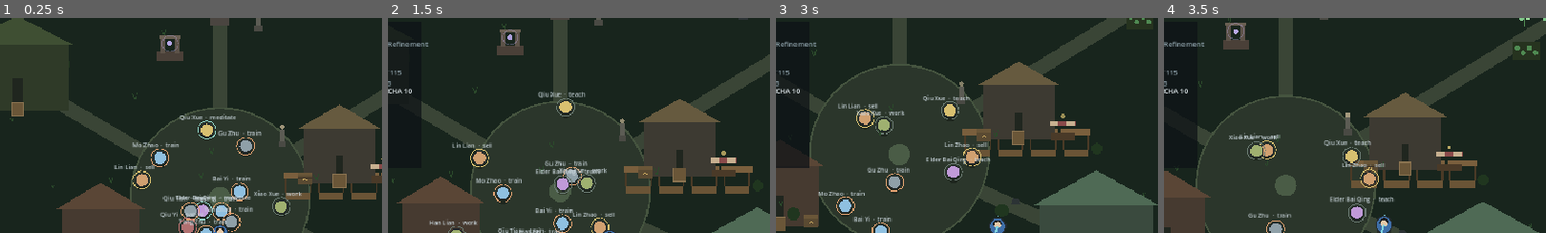
Above: before the commit, frames 1-4 (left to right).
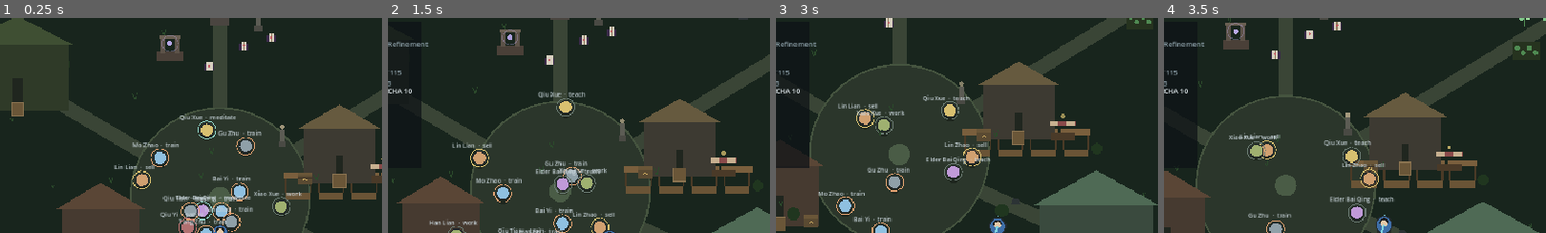
Above: after the commit, the same moments.

Repository: jiinzaa-creates/eternal-ascension
Game: Godot game, scene res://scenes/main.tscn
Same seed, same stepped clock (60 frames per second), same inputs: the game is played once before the commit and once after it.
Inputs (mouse positions are % of the whole screen's width and height, from its top left):
- Up to frame 1 (0.25 s): no input
- Up to frame 2 (1.5 s): tap Enter (accept) at 0.5 s; move the mouse to (72, 45) at 0.52 s; hold D (move_right) 0.53-1.28 s; hold Enter (accept) 0.53-1.28 s; click (72, 45) at 0.8 s; move the mouse to (30, 55) at 1.27 s; hold S (move_down) from 1.28 s (still down); click (30, 55) at 1.35 s
- Up to frame 3 (3 s): tap P (creation_physique) at 1.55 s; move the mouse to (60, 28) at 2.02 s; release S (move_down) at 2.03 s; hold D (move_right) 2.03-2.78 s; hold P (creation_physique) 2.03-2.78 s; tap E (interact) at 2.3, 2.85 s; move the mouse to (45, 70) at 2.77 s; hold W (move_up) from 2.78 s (still down); click (45, 70) at 2.92 s
- Up to frame 4 (3.5 s): keep holding W (move_up); tap R (reroll) at 3.05 s
The pictures show only the part of the screen within x 21-71%, y 0-50%; the shares and areas given below are measured in that part.

The runs differ from the first frame. In frame 1, 0.3% of the frame differs, in the area x 53-73%, y 7-25%; in frame 2, 0.3%, in the area x 41-60%, y 4-22%; in frame 3, 0.1%; in frame 4, 0.3%.

Commit message:
M21: passive requirements, conflicts, conditions and synergies
Milestone 21. Passives existed but were inert data: ten entries applied
unconditionally and nothing stopped contradictory or unusable ones.

- systems/passives.gd separates ownership from activation. add_passive stays a
  plain grant for quests, origins and inheritances; try_learn_passive is
  voluntary learning and refuses what the body cannot use yet.
- Requirements (min_attr, min_realm, min_physique_tier, affinity) and
  conditions (wounded below 35% hp, karma_above/below) are evaluated from a
  player snapshot. A granted passive that does not qualify is kept and dormant.
- Conflicts are symmetric and resolve first acquired wins, so content only
  declares one direction and the save's own ordering decides the priority.
- Synergies add mods when both partners are active; StatBlock applies them
  after the passives, additively, so they cannot break the stat floors.
- Conditions rebuild only on threshold crossing, never per frame.
- Three manuals by the shrine teach Jade Skin (STR 14, conflicts with Iron
  Bone), Battle Trance (wounded only) and Flowing Water (AGI 12, synergises
  with Swift Steps). Refused manuals are not consumed.
- HUD lists only active passives and counts dormant ones. DB validates
  requirement keys, self-conflicts and synergies without partners.
- The interaction test now picks the technique manual by id; it had been
  taking the last manual in the list, which new content silently moved.

Verified: unit PASS 730 / FAIL 0; integration PASS 275 / FAIL 0; 240-frame
boot exit 0.

🤖 Generated with Codebuff
Co-Authored-By: Codebuff <noreply@codebuff.com>

Diff:
--- a/game/core/db.gd
+++ b/game/core/db.gd
@@ -229,6 +229,17 @@
 			problems.append("passive without id")
 		if not p.has("mods"):
 			problems.append("passive %s has no mods" % p.get("id", "?"))
+		var requirements: Dictionary = p.get("requires", {})
+		var min_attr: Dictionary = requirements.get("min_attr", {})
+		for key in min_attr.keys():
+			if not Attributes.KEYS.has(String(key)):
+				problems.append("passive %s requires unknown attribute %s" % [p.get("id", "?"), String(key)])
+		for other in p.get("conflicts", []):
+			if String(other) == String(p.get("id", "")):
+				problems.append("passive %s conflicts with itself" % p.get("id", "?"))
+		var synergy: Dictionary = p.get("synergy", {})
+		if not synergy.is_empty() and String(synergy.get("with", "")) == "":
+			problems.append("passive %s has a synergy without a partner" % p.get("id", "?"))
 
 	if quests.is_empty():
 		problems.append("no quests defined")
--- a/game/data/passives.json
+++ b/game/data/passives.json
@@ -9,6 +9,9 @@
     {"id": "passive.beast_taming_instinct", "name": "Beast Taming Instinct", "category": "Social", "source": "Rare encounter", "desc": "Beasts read your intent and choose not to test it.", "mods": [{"stat": "char", "value": 5}, {"stat": "move_speed_pct", "value": 4}]},
     {"id": "passive.swift_steps", "name": "Swift Steps", "category": "Exploration", "source": "Training", "desc": "Years on mountain paths, never once slipping.", "mods": [{"stat": "move_speed_pct", "value": 10}, {"stat": "agi", "value": 3}]},
     {"id": "passive.void_affinity", "name": "Void Affinity", "category": "Special", "source": "Hidden realm", "desc": "Distance is a suggestion you have learned to decline.", "mods": [{"stat": "attack_speed_pct", "value": 8}, {"stat": "qi_regen_pct", "value": 15}]},
-    {"id": "passive.bloodline_suppression", "name": "Bloodline Suppression", "category": "Spiritual", "source": "Bloodline", "desc": "Lesser bloodlines lower their eyes before yours.", "mods": [{"stat": "physical_damage_pct", "value": 8}, {"stat": "mental_resist", "value": 0}]}
+    {"id": "passive.bloodline_suppression", "name": "Bloodline Suppression", "category": "Spiritual", "source": "Bloodline", "desc": "Lesser bloodlines lower their eyes before yours.", "mods": [{"stat": "physical_damage_pct", "value": 8}, {"stat": "mental_resist", "value": 0}]},
+    {"id": "passive.jade_skin", "name": "Jade Skin", "category": "Physical", "source": "Manual", "desc": "Qi hardens under the skin until steel slides rather than cuts.", "requires": {"min_attr": {"str": 14}}, "conflicts": ["passive.iron_bone"], "mods": [{"stat": "armor", "value": 14}, {"stat": "physical_resist", "value": 6}]},
+    {"id": "passive.battle_trance", "name": "Battle Trance", "category": "Combat", "source": "Manual", "desc": "Pain narrows the world to the next strike, and the next.", "condition": {"wounded": true}, "mods": [{"stat": "physical_damage_pct", "value": 10}, {"stat": "attack_speed_pct", "value": 5}]},
+    {"id": "passive.flowing_water", "name": "Flowing Water", "category": "Movement", "source": "Manual", "desc": "Step where the ground is not; the body follows the water's argument.", "requires": {"min_attr": {"agi": 12}}, "synergy": {"with": "passive.swift_steps", "mods": [{"stat": "attack_speed_pct", "value": 4}]}, "mods": [{"stat": "move_speed_pct", "value": 5}]}
   ]
 }
--- a/game/entities/interactable.gd
+++ b/game/entities/interactable.gd
@@ -18,8 +18,9 @@
 ## Doors only: whether the door is currently open, and the building it belongs to.
 var open := false
 var building: Building = null
-## Manuals only: the technique the manual teaches.
+## Manuals only: the technique the manual teaches, or the passive it awakens.
 var manual_technique := ""
+var manual_passive := ""
 ## Examination only: what the player reads.
 var examine_text := ""
 ## Streamed resources: which chunk owns this node. Chunk-owned nodes are freed
@@ -51,6 +52,11 @@
 func setup_manual(id_value: String, label_value: String, technique_id: String) -> void:
 	setup(Kind.MANUAL, id_value, label_value)
 	manual_technique = technique_id
+
+
+func setup_passive_manual(id_value: String, label_value: String, passive_id: String) -> void:
+	setup(Kind.MANUAL, id_value, label_value)
+	manual_passive = passive_id
 
 
 func setup_examine(id_value: String, label_value: String, text: String) -> void:
--- a/game/entities/player.gd
+++ b/game/entities/player.gd
@@ -60,6 +60,10 @@
 var _attack_counter := 0
 var _evade_counter := 0
 var _sprinting := false
+## Last passive-condition state, so a threshold crossing rebuilds once rather
+## than every frame.
+var _was_wounded := false
+var _last_karma := 0
 
 
 func _ready() -> void:
@@ -78,8 +82,29 @@
 	hp = hp_max
 
 
+## Snapshot the passive rules read. Cheap on purpose: resolve() runs on every
+## rebuild and on every condition threshold crossing.
+func passive_state() -> Dictionary:
+	return {
+		"hp_ratio": hp / maxf(1.0, hp_max),
+		"karma": Game.karma,
+		"attrs": attrs,
+		"realm": cultivation.realm,
+		"physique_tier": Physiques.tier_of(physique_id),
+		"affinities": cultivation.root_data().get("affinities", []),
+	}
+
+
+func active_passives() -> Array:
+	return Passives.resolve(passives, passive_state())
+
+
+func dormant_passives() -> Array:
+	return Passives.issues(passives, passive_state())
+
+
 func rebuild_stats() -> void:
-	stats.rebuild(equipment, passives, cultivation.realm, cultivation.attr_mult(), physique_id)
+	stats.rebuild(equipment, active_passives(), cultivation.realm, cultivation.attr_mult(), physique_id)
 	_recalc_vitals()
 
 
@@ -95,12 +120,29 @@
 	return true
 
 
+## Ownership, not activation: quests and inheritances can grant a passive the
+## body cannot use yet. It is kept and wakes when requirements are met.
 func add_passive(id: String) -> bool:
 	if id == "" or DB.passive(id).is_empty() or passives.has(id):
 		return false
 	passives.append(id)
 	rebuild_stats()
 	return true
+
+
+## Voluntary learning (manuals, teachers): refuses what the body cannot use yet.
+func try_learn_passive(id: String) -> Dictionary:
+	if id == "" or Passives.find(id).is_empty():
+		return {"ok": false, "reason": "unknown passive"}
+	if passives.has(id):
+		return {"ok": false, "reason": "already known"}
+	var requirement := Passives.meets_requirements(Passives.find(id), passive_state())
+	if not bool(requirement["ok"]):
+		return {"ok": false, "reason": String(requirement["reason"])}
+	passives.append(id)
+	rebuild_stats()
+	Bus.player_stats_changed.emit()
+	return {"ok": true, "reason": ""}
 
 
 func learn_technique(id: String) -> bool:
@@ -118,8 +160,19 @@
 	else:
 		modulate.a = 1.0
 	regenerate(delta)
+	_refresh_passive_conditions()
 	_sync_animation(delta)
 	queue_redraw()
+
+
+## Situational passives (wounded, karma) only change at thresholds, so the stat
+## pipeline is rebuilt on the crossing and not per frame.
+func _refresh_passive_conditions() -> void:
+	var wounded := hp / maxf(1.0, hp_max) < Passives.WOUNDED_RATIO
+	if wounded != _was_wounded or Game.karma != _last_karma:
+		_was_wounded = wounded
+		_last_karma = Game.karma
+		rebuild_stats()
 
 
 ## Out-of-combat health regeneration. Attacking or having just been hit stops it,
--- a/game/scenes/main.gd
+++ b/game/scenes/main.gd
@@ -286,6 +286,19 @@
 	world.add_child(manual)
 	interactables.append(manual)
 
+	# Passive manuals: voluntary learning, gated by what the body can use.
+	var manual_specs := [
+		["manual.jade_skin", "Body-Refining Manual — Jade Skin", "passive.jade_skin", Vector2(40, 54)],
+		["manual.battle_trance", "Blood-Refining Manual — Battle Trance", "passive.battle_trance", Vector2(86, 40)],
+		["manual.flowing_water", "Water-Step Manual — Flowing Water", "passive.flowing_water", Vector2(-18, 88)],
+	]
+	for spec in manual_specs:
+		var passive_manual := Interactable.new()
+		passive_manual.setup_passive_manual(String(spec[0]), String(spec[1]), String(spec[2]))
+		passive_manual.position = settlement.position_for("shrine") + (spec[3] as Vector2)
+		world.add_child(passive_manual)
+		interactables.append(passive_manual)
+
 	# Examination: scenery that rewards looking, repeatable and inconsumable.
 	var stele := Interactable.new()
 	stele.setup_examine("stele.azure", "Azure Cloud stele",
@@ -949,6 +962,16 @@
 		Interactable.Kind.MANUAL:
 			if node.used:
 				return
+			if node.manual_passive != "":
+				var learned := player.try_learn_passive(node.manual_passive)
+				if not bool(learned["ok"]):
+					Bus.toast.emit("The manual will not open to you: %s required." % String(learned["reason"]))
+					return
+				node.used = true
+				var passive: Dictionary = DB.passive(node.manual_passive)
+				Bus.toast.emit("You study the manual. Passive learned: %s." % String(passive.get("name", node.manual_passive)))
+				Bus.player_stats_changed.emit()
+				return
 			if player.learn_technique(node.manual_technique):
 				node.used = true
 				var tech: Dictionary = DB.technique(node.manual_technique)
--- /dev/null
+++ b/game/systems/passives.gd
@@ -0,0 +1,126 @@
+class_name Passives
+extends RefCounted
+## Passive rules: who may learn one, when it counts, and how they interact.
+##
+## Ownership and activation are separate on purpose. A quest or an inheritance can
+## hand you a passive your body cannot use yet; it is owned, dormant, and wakes by
+## itself when you qualify. That keeps fixed rewards from being lost to a
+## requirement they were never meant to gate.
+##
+## Conflicts resolve **first acquired wins**: the earlier passive in the owned
+## list stays active and the later one is dormant. Order is stable because it is
+## the order the save already stores.
+
+const WOUNDED_RATIO := 0.35
+
+
+static func all() -> Array:
+	return DB.passives
+
+
+static func find(id: String) -> Dictionary:
+	return DB.passive(id)
+
+
+## Requirement check, returning a reason fit for a toast:
+## {"ok": bool, "reason": "STR 14"}.
+static func meets_requirements(passive: Dictionary, state: Dictionary) -> Dictionary:
+	var req: Dictionary = passive.get("requires", {})
+	if req.is_empty():
+		return {"ok": true, "reason": ""}
+	var min_realm := int(req.get("min_realm", 0))
+	if min_realm > 0 and int(state.get("realm", 0)) < min_realm:
+		return {"ok": false, "reason": "realm %d" % min_realm}
+	var min_tier := int(req.get("min_physique_tier", 0))
+	if min_tier > 0 and int(state.get("physique_tier", 0)) < min_tier:
+		return {"ok": false, "reason": "physique tier %d" % min_tier}
+	var affinity := String(req.get("affinity", ""))
+	if affinity != "":
+		var affinities: Array = state.get("affinities", [])
+		if not affinities.has(affinity):
+			return {"ok": false, "reason": "%s affinity" % affinity}
+	var min_attr: Dictionary = req.get("min_attr", {})
+	var attrs: Variant = state.get("attrs", null)
+	for key in min_attr.keys():
+		var have := 0
+		if attrs != null:
+			have = (attrs as Attributes).get_attr(String(key))
+		var need := int(min_attr[key])
+		if have < need:
+			return {"ok": false, "reason": "%s %d" % [String(key).to_upper(), need]}
+	return {"ok": true, "reason": ""}
+
+
+## Situational conditions. These are recomputed on state change, not per frame.
+static func condition_met(passive: Dictionary, state: Dictionary) -> Dictionary:
+	var cond: Dictionary = passive.get("condition", {})
+	if cond.is_empty():
+		return {"ok": true, "reason": ""}
+	if bool(cond.get("wounded", false)) and float(state.get("hp_ratio", 1.0)) >= WOUNDED_RATIO:
+		return {"ok": false, "reason": "wounded"}
+	if cond.has("karma_above") and int(state.get("karma", 0)) < int(cond["karma_above"]):
+		return {"ok": false, "reason": "karma above %d" % int(cond["karma_above"])}
+	if cond.has("karma_below") and int(state.get("karma", 0)) > int(cond["karma_below"]):
+		return {"ok": false, "reason": "karma below %d" % int(cond["karma_below"])}
+	return {"ok": true, "reason": ""}
+
+
+## The passives that actually apply right now, in owned order.
+static func resolve(owned: Array, state: Dictionary) -> Array:
+	var active: Array = []
+	for id in issues(owned, state, true):
+		active.append(String(id))
+	return active
+
+
+## Owned passives that are not applying, with the reason. `only_active` lets
+## resolve() share the same walk without allocating the reason dictionaries.
+static func issues(owned: Array, state: Dictionary, only_active: bool = false) -> Array:
+	var active: Array = []
+	var dormant: Array = []
+	for id_value in owned:
+		var id := String(id_value)
+		var passive := find(id)
+		if passive.is_empty():
+			continue
+		var req := meets_requirements(passive, state)
+		if not bool(req["ok"]):
+			if not only_active:
+				dormant.append({"id": id, "reason": String(req["reason"])})
+			continue
+		var cond := condition_met(passive, state)
+		if not bool(cond["ok"]):
+			if not only_active:
+				dormant.append({"id": id, "reason": String(cond["reason"])})
+			continue
+		# Conflicts are declared on either side: content authors only need one
+		# direction, and the earlier acquisition still wins.
+		var blocked := ""
+		for other in active:
+			var other_id := String(other)
+			var other_passive := find(other_id)
+			if passive.get("conflicts", []).has(other_id) or other_passive.get("conflicts", []).has(id):
+				blocked = other_id
+				break
+		if blocked != "":
+			if not only_active:
+				var other_name := String(find(blocked).get("name", blocked))
+				dormant.append({"id": id, "reason": "conflicts with %s" % other_name})
+			continue
+		active.append(id)
+	return active if only_active else dormant
+
+
+## Bonus mods granted by pairs of active passives. Additive like every other
+## source, so a synergy cannot break the pipeline's floors or caps.
+static func synergy_mods(active: Array) -> Array:
+	var out: Array = []
+	for id_value in active:
+		var passive := find(String(id_value))
+		var synergy: Dictionary = passive.get("synergy", {})
+		if synergy.is_empty():
+			continue
+		if active.has(String(synergy.get("with", ""))):
+			for mod in synergy.get("mods", []):
+				out.append(mod)
+	return out
--- a/game/systems/stat_block.gd
+++ b/game/systems/stat_block.gd
@@ -84,6 +84,11 @@
 			continue
 		passives.append(String(id))
 		apply_mods(passive.get("mods", []), String(passive.get("name", "passive")))
+
+	# Synergies are bonus mods for pairs the host has already activated.
+	var synergy: Array = Passives.synergy_mods(passive_ids)
+	if not synergy.is_empty():
+		apply_mods(synergy, "synergy")
 
 
 func apply_mods(mods: Array, source_name: String = "") -> void:
--- a/game/tests/integration.gd
+++ b/game/tests/integration.gd
@@ -437,7 +437,10 @@
 				if container == null:
 					container = node
 			Interactable.Kind.MANUAL:
-				manual_node = node
+				# Technique manuals and passive manuals share the kind; pick the one
+				# this block is about by id rather than by iteration order.
+				if node.id == "manual.crimson_moon":
+					manual_node = node
 			Interactable.Kind.DOOR:
 				if door == null:
 					door = node
@@ -841,6 +844,56 @@
 	check(player.cultivation.root_tier == saved_tier, "the evolved root survives a save")
 	check(absf(player.cultivation.purity_bonus - saved_purity) < 0.0001, "the hidden purity survives a save")
 
+	# --- passives: requirements, conditions, conflicts and synergy ------------
+	var jade_manual: Interactable = _find_interactable(main.interactables, "manual.jade_skin")
+	check(jade_manual != null, "the jade skin manual stands by the shrine")
+	player.global_position = jade_manual.global_position
+	main._try_interact()
+	check(not player.passives.has("passive.jade_skin"), "a manual refuses an unmet requirement")
+	check(not jade_manual.used, "a refused manual is not consumed")
+	player.attrs.add("str", 4)
+	player.rebuild_stats()
+	main._try_interact()
+	check(player.passives.has("passive.jade_skin"), "a manual teaches once the requirement is met")
+	check(jade_manual.used, "a learned manual is consumed")
+	check(player.active_passives().has("passive.jade_skin"), "the learned passive is active")
+	var armour_with_jade: float = player.stats.armor()
+	check(armour_with_jade > 0.0, "jade skin adds armour")
+
+	var trance_manual: Interactable = _find_interactable(main.interactables, "manual.battle_trance")
+	check(trance_manual != null, "the battle trance manual exists")
+	player.global_position = trance_manual.global_position
+	main._try_interact()
+	check(player.passives.has("passive.battle_trance"), "battle trance is learned")
+	check(not player.active_passives().has("passive.battle_trance"), "battle trance is dormant at full health")
+	var damage_healthy: float = player.stats.physical_mult()
+	player.hp = player.hp_max * 0.2
+	player._refresh_passive_conditions()
+	check(player.active_passives().has("passive.battle_trance"), "battle trance wakes when wounded")
+	check(player.stats.physical_mult() > damage_healthy, "the wounded passive changes damage")
+	player.hp = player.hp_max
+	player._refresh_passive_conditions()
+
+	player.add_passive("passive.iron_bone")
+	check(player.active_passives().has("passive.jade_skin"), "the first acquired conflicting passive stays active")
+	check(player.dormant_passives().size() >= 1, "the conflicting passive is dormant")
+
+	player.attrs.add("agi", 2)
+	player.add_passive("passive.swift_steps")
+	player.add_passive("passive.flowing_water")
+	player.rebuild_stats()
+	check(player.active_passives().has("passive.flowing_water"), "the agility requirement is met for flowing water")
+	var attack_with_synergy: float = player.stats.attack_speed()
+	player.passives.erase("passive.flowing_water")
+	player.rebuild_stats()
+	check(player.stats.attack_speed() < attack_with_synergy, "the synergy raises attack speed")
+
+	main._save(89)
+	main._load_game(89)
+	await frames(2)
+	check(player.active_passives().has("passive.jade_skin"), "an active passive survives a save")
+	check(player.dormant_passives().size() >= 1, "a dormant passive stays dormant through a save")
+
 	# --- save / load ---------------------------------------------------------
 	Save.delete_slot(96)
 	player.cultivation.qi = 12.0
--- a/game/tests/run_tests.gd
+++ b/game/tests/run_tests.gd
@@ -22,6 +22,7 @@
 	_secondary_tests()
 	_root_system_tests()
 	_physique_tests()
+	_passive_system_tests()
 	_rng_tests()
 	_item_tests()
 	_cultivation_tests()
@@ -563,6 +564,100 @@
 	loaded.free()
 	saved.free()
 	legacy.free()
+
+
+# --------------------------------------------------------------- passives ----
+
+func _passive_system_tests() -> void:
+	print("[passives] requirements, conflicts, conditions and synergies")
+	var state := {
+		"attrs": Attributes.new(),
+		"realm": 1,
+		"physique_tier": 1,
+		"affinities": ["metal"],
+		"hp_ratio": 1.0,
+		"karma": 0,
+	}
+	var jade := Passives.find("passive.jade_skin")
+	check(not jade.is_empty(), "the jade skin passive exists")
+	check(not bool(Passives.meets_requirements(jade, state)["ok"]), "requirements reject a weak body")
+	var strong_attrs := Attributes.new()
+	strong_attrs.add("str", 6)
+	var strong := state.duplicate()
+	strong["attrs"] = strong_attrs
+	check(bool(Passives.meets_requirements(jade, strong)["ok"]), "requirements accept a qualified body")
+
+	var realm_state := state.duplicate()
+	realm_state["realm"] = 1
+	check(bool(Passives.meets_requirements(Passives.find("passive.iron_bone"), realm_state)["ok"]), "a passive without requirements always qualifies")
+	var affinity_state := state.duplicate()
+	affinity_state["affinities"] = ["fire"]
+	var affinity_passive := {"requires": {"affinity": "metal"}}
+	check(not bool(Passives.meets_requirements(affinity_passive, affinity_state)["ok"]), "an affinity requirement is enforced")
+	var low_realm := {"requires": {"min_realm": 3}}
+	check(not bool(Passives.meets_requirements(low_realm, realm_state)["ok"]), "a realm requirement is enforced")
+
+	check(Passives.resolve(["passive.jade_skin", "passive.iron_bone"], strong) == ["passive.jade_skin"], "the first acquired passive wins a conflict")
+	check(Passives.resolve(["passive.iron_bone", "passive.jade_skin"], strong) == ["passive.iron_bone"], "conflict order follows acquisition")
+	var dormant := Passives.issues(["passive.jade_skin", "passive.iron_bone"], strong)
+	check(dormant.size() == 1 and String(dormant[0]["id"]) == "passive.iron_bone", "the conflicting passive is reported dormant")
+	check(String(dormant[0]["reason"]).contains("conflicts"), "the dormancy reason names the conflict")
+
+	var trance := Passives.find("passive.battle_trance")
+	check(not bool(Passives.condition_met(trance, state)["ok"]), "a wounded passive is dormant at full health")
+	var hurt := state.duplicate()
+	hurt["hp_ratio"] = 0.2
+	check(bool(Passives.condition_met(trance, hurt)["ok"]), "a wounded passive wakes when wounded")
+	check(Passives.resolve(["passive.battle_trance"], hurt) == ["passive.battle_trance"], "conditional passives resolve")
+	var karma_passive := {"condition": {"karma_above": 10}}
+	check(not bool(Passives.condition_met(karma_passive, state)["ok"]), "a karma condition is enforced")
+
+	check(Passives.synergy_mods(["passive.flowing_water"]).is_empty(), "a synergy needs both halves")
+	var paired := Passives.synergy_mods(["passive.flowing_water", "passive.swift_steps"])
+	check(paired.size() == 1 and String(paired[0]["stat"]) == "attack_speed_pct", "a synergy adds its mods")
+
+	var solo := StatBlock.new(Attributes.new())
+	solo.rebuild({}, ["passive.flowing_water"], 1, 1.0)
+	var together := StatBlock.new(Attributes.new())
+	together.rebuild({}, ["passive.flowing_water", "passive.swift_steps"], 1, 1.0)
+	check(together.attack_speed() > solo.attack_speed(), "a synergy reaches the stat pipeline")
+
+	for entry in DB.passives:
+		var id := String(entry.get("id", ""))
+		for other in entry.get("conflicts", []):
+			check(not DB.passive(String(other)).is_empty(), "%s conflicts with a real passive" % id)
+		var synergy: Dictionary = entry.get("synergy", {})
+		if not synergy.is_empty():
+			check(not DB.passive(String(synergy.get("with", ""))).is_empty(), "%s names a real synergy partner" % id)
+		var min_attr: Dictionary = (entry.get("requires", {}) as Dictionary).get("min_attr", {})
+		for key in min_attr.keys():
+			check(Attributes.KEYS.has(String(key)), "%s requires a real attribute" % id)
+
+	var learner := Player.new()
+	learner.attrs = Attributes.new()
+	learner.stats = StatBlock.new(learner.attrs)
+	learner.cultivation = Cultivation.new()
+	learner.hp_max = 100.0
+	learner.hp = 100.0
+	learner.rebuild_stats()
+	check(not bool(learner.try_learn_passive("passive.jade_skin")["ok"]), "learning refuses an unmet requirement")
+	check(not bool(learner.try_learn_passive("passive.flowing_water")["ok"]), "AGI 10 fails the AGI 12 requirement")
+	learner.attrs.add("str", 4)
+	check(bool(learner.try_learn_passive("passive.jade_skin")["ok"]), "learning succeeds once the requirement is met")
+	check(not bool(learner.try_learn_passive("passive.jade_skin")["ok"]), "a known passive is not learned twice")
+	check(not bool(learner.try_learn_passive("passive.nonexistent")["ok"]), "an unknown passive is refused")
+
+	learner.add_passive("passive.battle_trance")
+	check(not learner.active_passives().has("passive.battle_trance"), "battle trance is dormant at full health")
+	var damage_full := learner.stats.physical_mult()
+	learner.hp = learner.hp_max * 0.2
+	learner._refresh_passive_conditions()
+	check(learner.active_passives().has("passive.battle_trance"), "battle trance wakes at low health")
+	check(learner.stats.physical_mult() > damage_full, "the wounded state reaches the stats")
+	learner.hp = learner.hp_max
+	learner._refresh_passive_conditions()
+	check(not learner.active_passives().has("passive.battle_trance"), "battle trance sleeps again at full health")
+	learner.free()
 
 
 func _rng_tests() -> void:
--- a/game/ui/hud.gd
+++ b/game/ui/hud.gd
@@ -121,9 +121,12 @@
 	var passive_text := "Passives: none"
 	if not player.passives.is_empty():
 		var names: Array[String] = []
-		for id in player.passives:
+		for id in player.active_passives():
 			names.append(String(DB.passive(String(id)).get("name", id)))
-		passive_text = "Passives: " + ", ".join(names)
+		passive_text = "Passives: " + ", ".join(names) if not names.is_empty() else "Passives: all dormant"
+		var dormant := player.dormant_passives().size()
+		if dormant > 0:
+			passive_text += "   (%d dormant)" % dormant
 	_text(Vector2(x, y), passive_text, 11, Color("#b8a8d8"))
 
 
Not shown, added: game/systems/passives.gd.uid
Not shown, changed: docs/DEVELOPMENT.md
